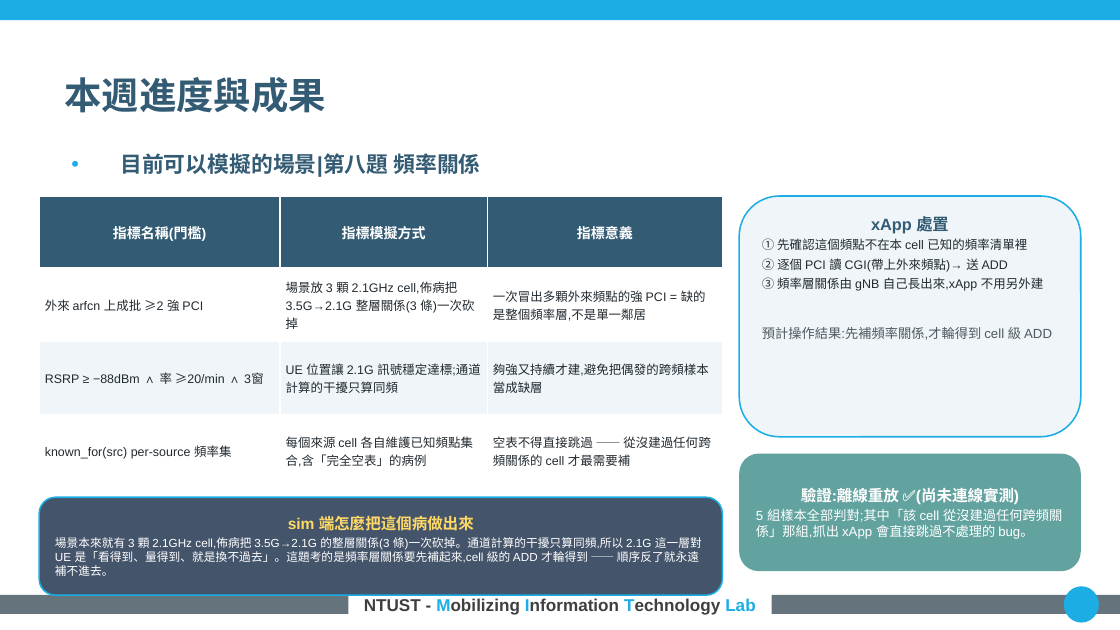
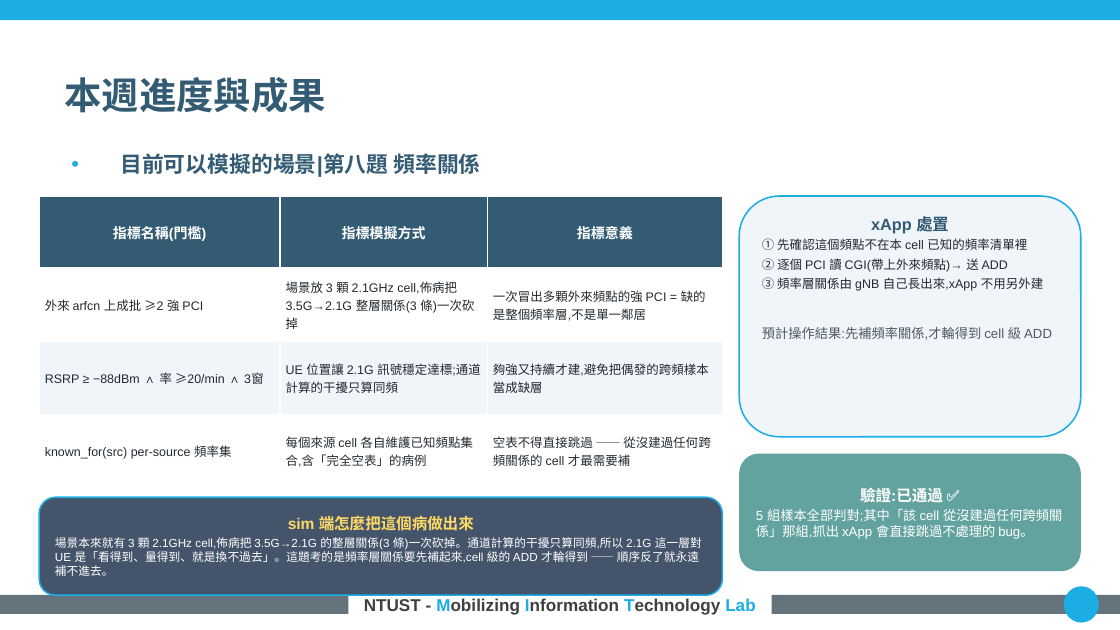
Before and after one commit to kimOuO/RAN-sim-OAI, a slide deck: slide 11 of docs/report/8_27_進度報告_v10十二題.pptx. Drawn at 1120x630 pixels with LibreOffice and Linux fonts; fonts in the diff are those of the drawing; background and template pictures are left out. Boxes give left, top, right and bottom in pixels: in the first picture for what was removed or moved away, otherwise in the second. Text is boxed around its words. In the diff, an @@ line names an element or a change of style, - is before the commit and + after.

```diff
--- a/docs/report/8_27_進度報告_v10十二題.pptx
+++ b/docs/report/8_27_進度報告_v10十二題.pptx
@@ text in rounded rectangle at bbox=[860, 488, 943, 502]: text changed @@
-驗證:離線重放 ✅(尚未連線實測)
+驗證:已通過 ✅
```
Also in this commit, not shown: 12 other slides changed.
